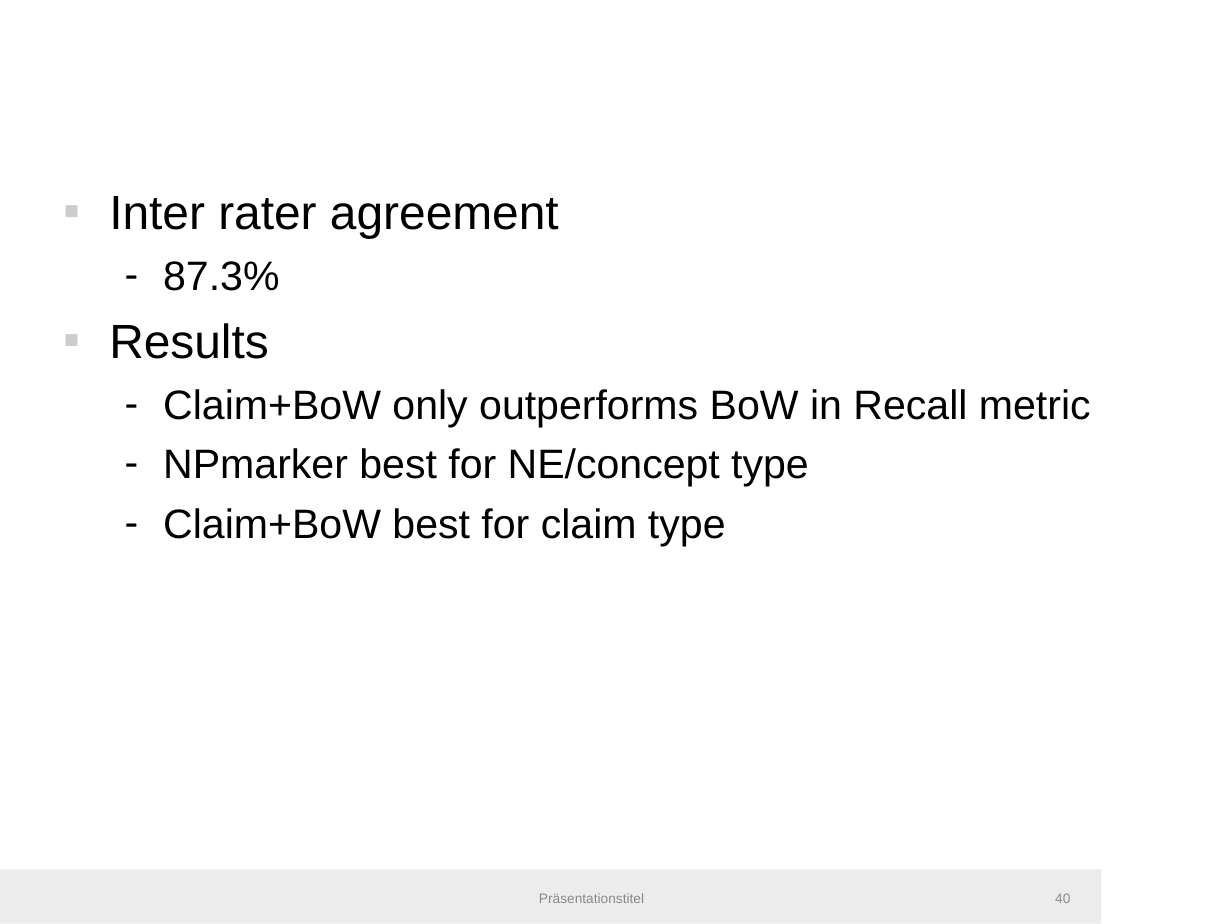
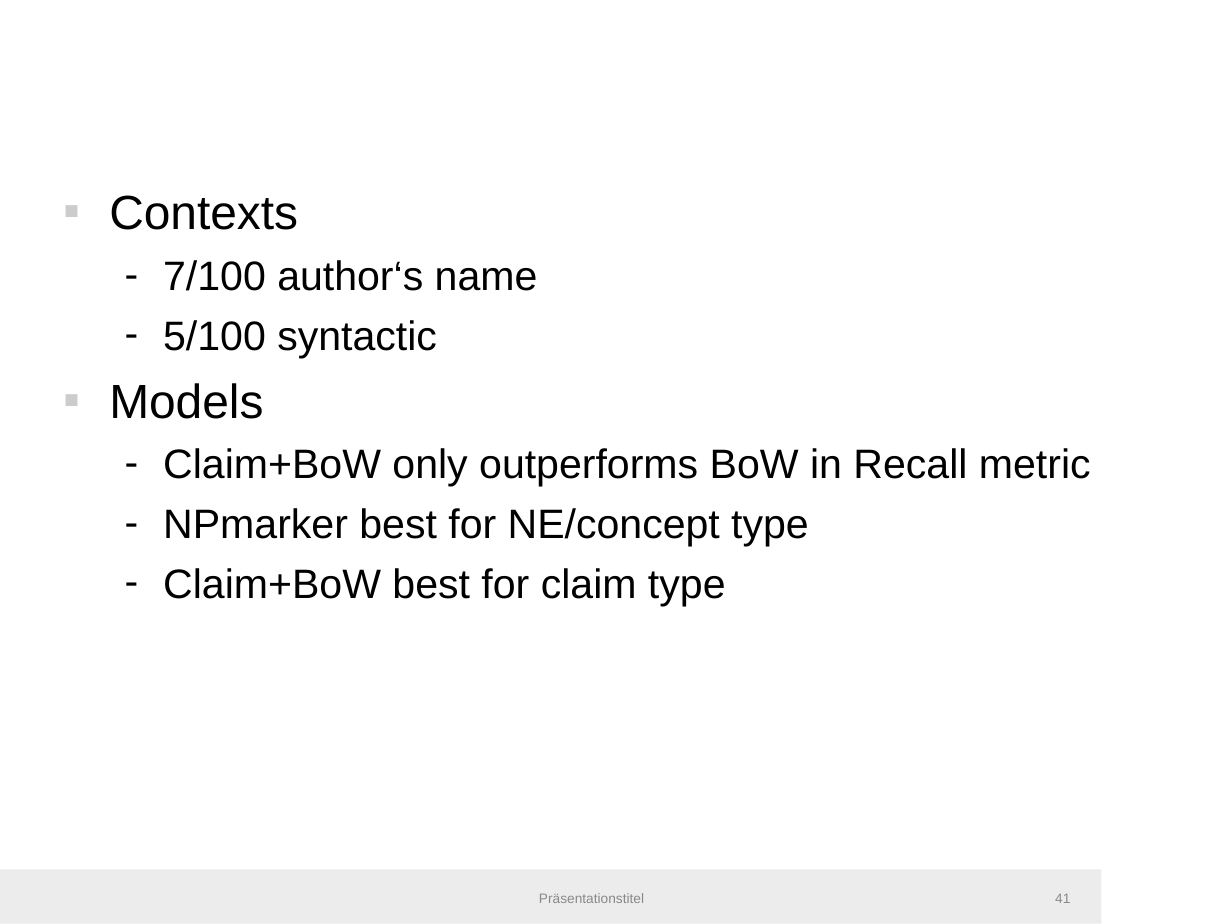
Before and after one commit to IllDepence/master_thesis, a slide deck: slide 41 of pres/pres.odp (slide 40 before the commit). Drawn at 1232x924 pixels with LibreOffice and Linux fonts; fonts in the diff are those of the drawing; background and template pictures are left out. Boxes give left, top, right and bottom in pixels: in the first picture for what was removed or moved away, otherwise in the second. Text is boxed around its words. In the diff, an @@ line names an element or a change of style, - is before the commit and + after.

Commit message:
work on presentation

```diff
--- a/pres/pres.odp
+++ b/pres/pres.odp
@@ text at [109,195,538,419]: text changed; size 28 to 24 pt @@
-▪ Inter rater agreement
-  – 87.3%
-▪ Results
+▪ Contexts
+  – 7/100 author‘s name
+  – 5/100 syntactic
+▪ Models
@@ page number at [1055,894,1070,903]: text changed @@
-40
+41
```
Also in this commit, not shown: 3 other slides changed, 8 slides added, 3 other files.
